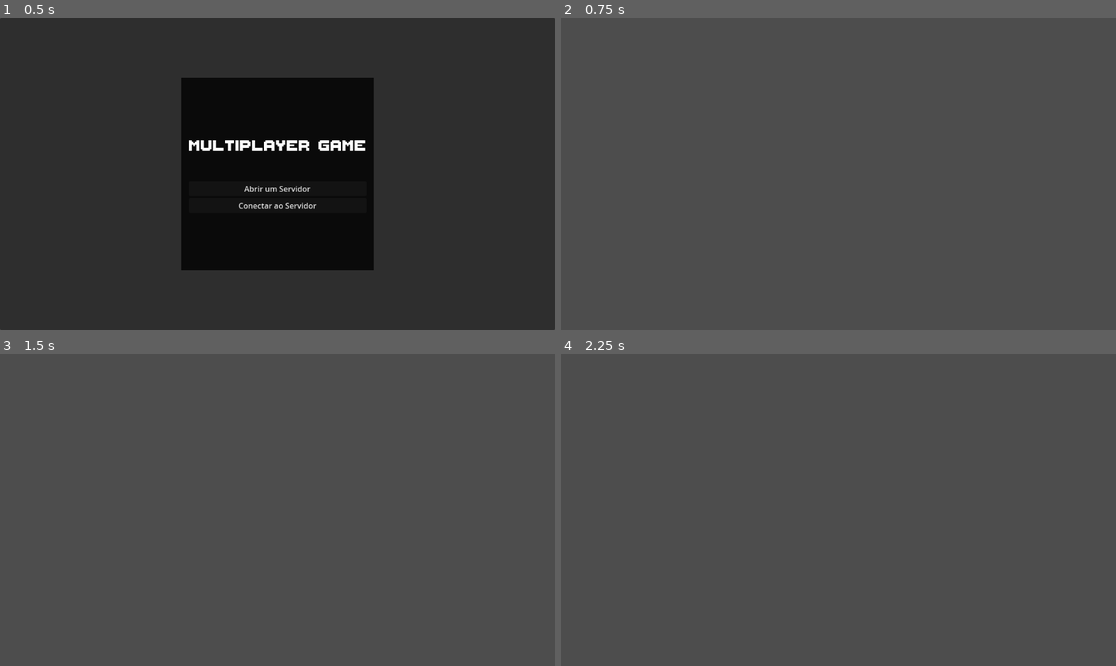
Above: before the commit, frames 1-4 (two rows, left to right).
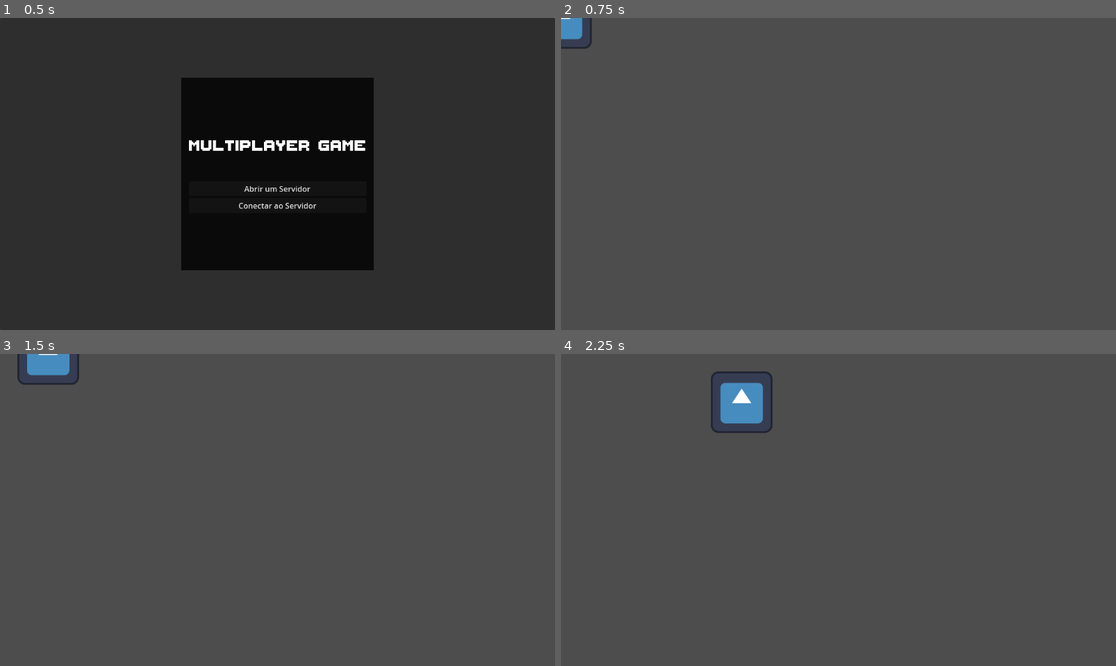
Above: after the commit, the same moments.

Repository: EduardaNunes/Godot-2D-Multiplayer
Game: Godot game, scene res://High_Level_Multiplayer/Scenes/Menu.tscn
The game is run twice, just before and just after one commit, with the same random seed, the same clock (stepped at 60 frames per second) and the same inputs. The engine's default icon, where the game draws it, is replaced by a stand-in: a white triangle on a blue panel in a dark square.
Inputs:
- Up to frame 1 (0.5 s): no input
- Up to frame 2 (0.75 s): click "Abrir um Servidor" at 0.5 s
- Up to frame 3 (1.5 s): tap Enter at 1.25 s; hold Right (ui_right) from 1.28 s (still down)
- Up to frame 4 (2.25 s): release Right (ui_right) at 2.03 s; hold Down (ui_down) from 2.03 s (still down)

Frame 1 is identical in both runs. In frame 2, 0.3% of the frame differs, in the area x 0-6%, y 0-10%; in frame 3, 0.7%; in frame 4, 1.3%, in the area x 27-39%, y 5-26%.

Commit message:
add player to server host and disconnect player function

Diff:
--- a/High_Level_Multiplayer/Scripts/high_level_network_handler.gd
+++ b/High_Level_Multiplayer/Scripts/high_level_network_handler.gd
@@ -1,6 +1,6 @@
 extends Node
 
-#signal host_started()
+signal host_started()
 
 const IP_ADRESS: String = "localhost"
 const PORT: int = 42069
@@ -8,13 +8,17 @@
 
 var peer: ENetMultiplayerPeer
 
+var players = {}
+var player_info = {"name": "Name"}
+var players_loaded = 0
+
 # ---------------------------------------------------------------------------- #
 
 func start_server() -> void:
 	peer = ENetMultiplayerPeer.new()
 	peer.create_server(PORT, MAX_CLIENTS)
 	multiplayer.multiplayer_peer = peer
-	#host_started.emit()
+	host_started.emit()
 
 # ---------------------------------------------------------------------------- #
 
--- a/High_Level_Multiplayer/Scripts/player_spawner.gd
+++ b/High_Level_Multiplayer/Scripts/player_spawner.gd
@@ -6,22 +6,29 @@
 
 func _ready() -> void:
 	multiplayer.peer_connected.connect(spawn_player)
-	#HighLevelNetworkHandler.host_started.connect(spawn_host_player)
+	multiplayer.peer_disconnected.connect(remove_player)
+
+	if multiplayer.is_server():
+		spawn_player(1) # 1 is always the host id
 
 # ---------------------------------------------------------------------------- #
 
 func spawn_player(id: int) -> void:
-	# Execute Server Only
-	if multiplayer.is_server():
-		var player : Node = playerScene.instantiate()
-		player.name = str(id)
-		get_node(spawn_path).call_deferred("add_child", player)
+
+	if not multiplayer.is_server(): return
+
+	var player : Node = playerScene.instantiate()
+	player.name = str(id)
+	get_node(spawn_path).call_deferred("add_child", player) # add to the parent node
 
 # ---------------------------------------------------------------------------- #
 
-func spawn_host_player() -> void:
-	# Execute Server Only
+func remove_player(id: int) -> void:
+
 	if not multiplayer.is_server(): return
-	spawn_player(multiplayer.get_unique_id())
+
+	var path_node = get_node(spawn_path)
+	if path_node.has_node(str(id)):
+		path_node.get_node(str(id)).queue_free()
 
 # ---------------------------------------------------------------------------- #
